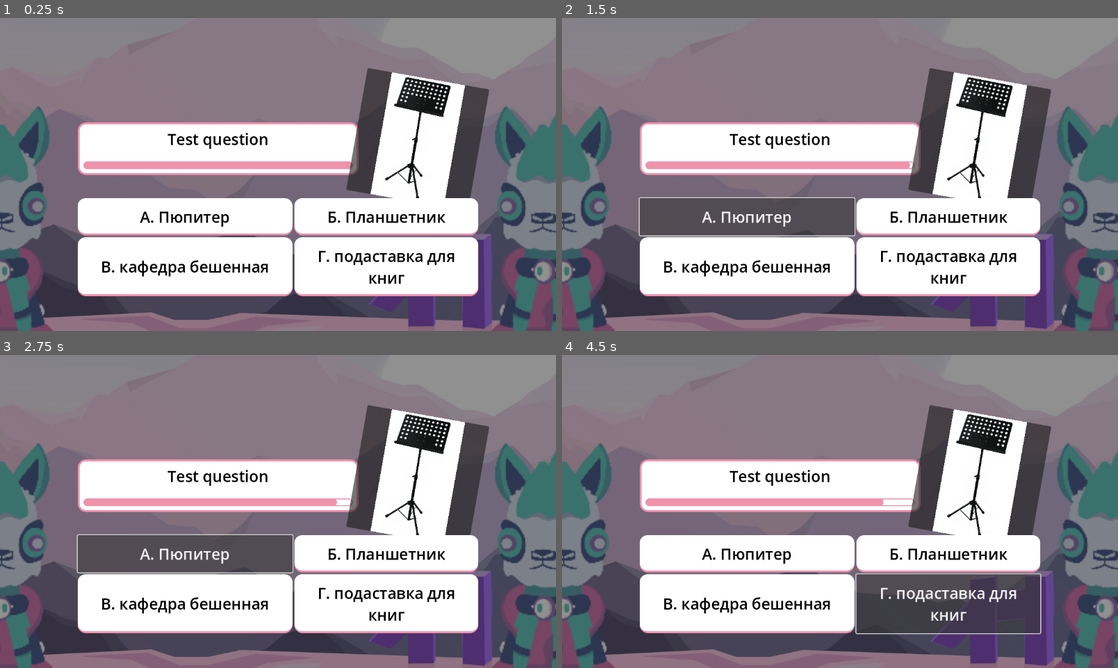
Above: before the commit, frames 1-4 (two rows, left to right).
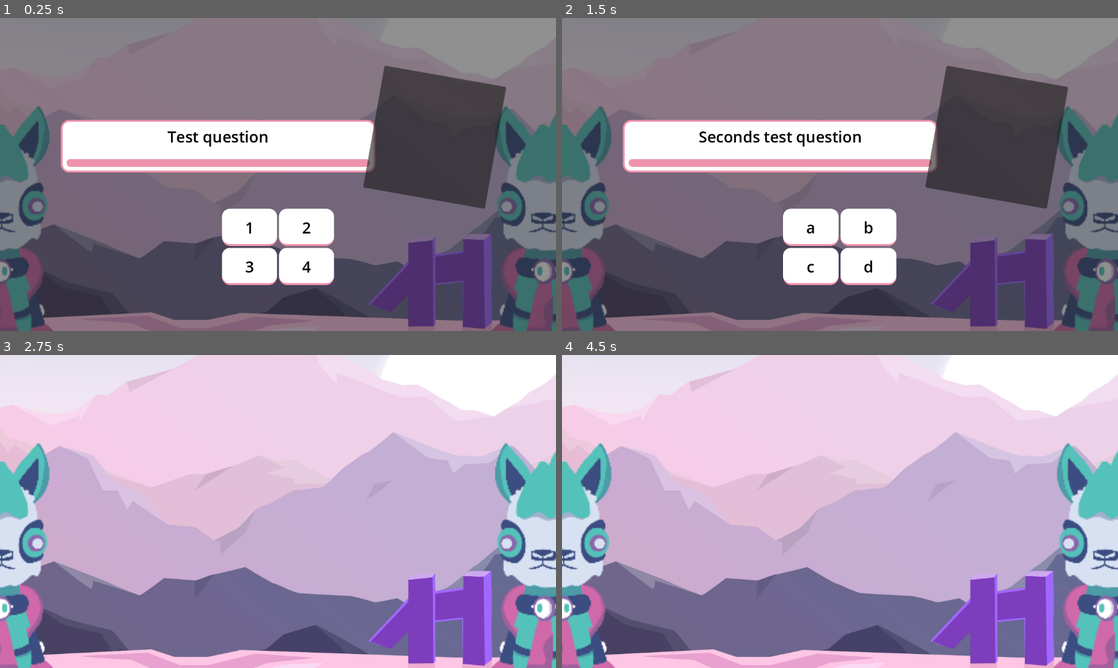
Above: after the commit, the same moments.

Repository: evosome/Braindash
Game: Godot game, scene res://src/Main.tscn
Two runs of this game, one before a commit and one after it. Both use one fixed random seed, a clock stepped at 60 frames per second and the inputs below.
Inputs (mouse positions are in pixels of both pictures, inside the frame that each line leads up to):
- Up to frame 1 (0.25 s): no input
- Up to frame 2 (1.5 s): click (745, 215) at 0.5 s, where only the run before the commit has a clickable "А. Пюпитер"; click (812, 227) at 1.25 s, where only the run after the commit has a clickable "1"
- Up to frame 3 (2.75 s): click (250, 564) at 2 s, where only the run after the commit has a clickable "a"
- Up to frame 4 (4.5 s): click (945, 552) at 2.75 s, where only the run before the commit has a clickable "Б. Планшетник"; click (745, 602) at 3.5 s, where only the run before the commit has a clickable "В. кафедра бешенная"; click (945, 602) at 4.25 s, where only the run before the commit has a clickable "Г. подаставка для книг"

The runs differ from the first frame. In frame 1, 30% of the frame differs, in the area x 10-91%, y 15-89%; in frame 2, 31%; in frame 3, 100%, in the area x 0-100%, y 0-100%; in frame 4, 100%.

Commit message:
Round logic improvements & set_question_type on question layout

Diff:
--- a/resources/questions/biology_of_class6.tres
+++ b/resources/questions/biology_of_class6.tres
@@ -12,7 +12,16 @@
 timeout_seconds = 30.0
 metadata/_custom_type_script = "uid://gkiynunvfb7y"
 
+[sub_resource type="Resource" id="Resource_xh0sr"]
+script = ExtResource("1_6g3ii")
+title = "Seconds test question"
+description = "This is a test question"
+variants = Array[String](["a", "b", "c", "d"])
+correct_index = 1
+timeout_seconds = 30.0
+metadata/_custom_type_script = "uid://gkiynunvfb7y"
+
 [resource]
 script = ExtResource("2_xh0sr")
-questions = Array[ExtResource("1_6g3ii")]([SubResource("Resource_6g3ii")])
+questions = Array[ExtResource("1_6g3ii")]([SubResource("Resource_6g3ii"), SubResource("Resource_xh0sr")])
 metadata/_custom_type_script = "uid://dbxtuj550kfe3"
--- a/src/client/GameClient.gd
+++ b/src/client/GameClient.gd
@@ -8,6 +8,10 @@
 
 
 func _ready() -> void:
+
+	_context.set_me(PlayerInfo.new())
+	_context.set_enemy(PlayerInfo.new())
+
 	_screen_manager.set_context(_context)
 	if _screens_configurer:
 		_screens_configurer.configure(_screen_manager)
--- a/src/client/screens/RoundScreen.gd
+++ b/src/client/screens/RoundScreen.gd
@@ -3,13 +3,26 @@
 
 var _round: Round
 var _arena: RoundArena
+var _current_question_type: QuestionType
 
-var _player: PlayerInfo = PlayerInfo.new()
-var _ai_enemy: PlayerInfo = PlayerInfo.new()
+var _player: PlayerInfo
+var _ai_enemy: PlayerInfo
 
 @export var _arena_holder: Node2D
-@export var _question_layout: QuestionLayout
 
+@onready var _question_layer: QuestionLayer = %"QuestionLayer"
+@onready var _question_layout: QuestionLayout = _question_layer.get_question_layout()
+
+
+#region built-in
+
+func _ready() -> void:
+	_question_layer.set_layer_visible(false)
+
+#endregion
+
+
+#region virtual
 
 func on_enter(ctx: GameContext) -> void:
 	if !ctx.has_round_info():
@@ -23,8 +36,14 @@
 	_listen_signals_from(_round)
 	_add_players_from(ctx, _round)
 
+	_question_layout.answered.connect(_on_question_layout_got_answer)
+
 	_round.start()
 
+#endregion
+
+
+#region private
 
 func _init_round_from(round_info: RoundInfo) -> Round:
 	return Round.new(round_info)
@@ -35,18 +54,44 @@
 
 
 func _add_players_from(ctx: GameContext, round_: Round) -> void:
-	var current_player = ctx.get_me()
-	round_.add_player(current_player)
+	_player = ctx.get_me()
+	round_.add_player(_player)
 
-	var current_enemy = ctx.get_enemy()
-	round_.add_player(current_enemy)
+	_ai_enemy = ctx.get_enemy()
+	round_.add_player(_ai_enemy)
 
 
 func _listen_signals_from(round: Round) -> void:
 	round.question_just_spawned.connect(_on_question_just_spawned)
+	round.question_ended.connect(_on_question_ended)
+
+#endregion
 
 
+#region event handlers
+
 func _on_question_just_spawned(question_type: QuestionType) -> void:
-	_question_layout.set_question_title(question_type.title)
-	_question_layout.set_question_timer_enabled(true)
-	_question_layout.start_question_timer(question_type.timeout_seconds)
+	_current_question_type = question_type
+	_question_layer.set_layer_visible(true)
+	_question_layout.set_disabled(false)
+	_question_layout.set_question_type(question_type)
+	_question_layout.start_question_timer()
+
+
+func _on_question_layout_got_answer(variant: String) -> void:
+	_question_layout.set_disabled(true)
+	_question_layer.set_layer_visible(false)
+	_round.answer_on_current(variant, _player)
+
+	#FIXME: temporary added logic for AI player there. Its gonna be moved
+	# to other class probably
+	_round.answer_on_current(
+		_current_question_type.variants[_current_question_type.correct_index],
+		_ai_enemy)
+
+
+func _on_question_ended(result: QuestionResult) -> void:
+	_question_layer.set_layer_visible(false)
+	_question_layout.reset_question_timer()
+
+#endregion
--- a/src/client/screens/RoundScreen.tscn
+++ b/src/client/screens/RoundScreen.tscn
@@ -1,12 +1,11 @@
 [gd_scene load_steps=3 format=3 uid="uid://cg52mj0nq2oli"]
 
 [ext_resource type="Script" uid="uid://cla7x6dopvome" path="res://src/client/screens/RoundScreen.gd" id="1_h4ne0"]
-[ext_resource type="PackedScene" uid="uid://tfasl1rmo86s" path="res://src/ui/QuestionLayout.tscn" id="2_dwmib"]
+[ext_resource type="PackedScene" uid="uid://dkrsrcgjfjdo2" path="res://src/ui/question/QuestionLayer.tscn" id="2_dwmib"]
 
-[node name="RoundScreen" type="Node" node_paths=PackedStringArray("_arena_holder", "_question_layout")]
+[node name="RoundScreen" type="Node" node_paths=PackedStringArray("_arena_holder")]
 script = ExtResource("1_h4ne0")
 _arena_holder = NodePath("SubViewportContainer/SubViewport/LevelHolder")
-_question_layout = NodePath("UI/QuestionLayer/CenterContainer/QuestionLayout")
 
 [node name="SubViewportContainer" type="SubViewportContainer" parent="."]
 anchors_preset = 15
@@ -19,7 +18,6 @@
 [node name="SubViewport" type="SubViewport" parent="SubViewportContainer"]
 handle_input_locally = false
 size = Vector2i(1152, 648)
-size_2d_override_stretch = true
 render_target_update_mode = 4
 
 [node name="LevelHolder" type="Node2D" parent="SubViewportContainer/SubViewport"]
@@ -32,30 +30,6 @@
 grow_horizontal = 2
 grow_vertical = 2
 
-[node name="QuestionLayer" type="Control" parent="UI"]
+[node name="QuestionLayer" parent="UI" instance=ExtResource("2_dwmib")]
+unique_name_in_owner = true
 layout_mode = 1
-anchors_preset = 15
-anchor_right = 1.0
-anchor_bottom = 1.0
-grow_horizontal = 2
-grow_vertical = 2
-
-[node name="QuestionShadow" type="ColorRect" parent="UI/QuestionLayer"]
-layout_mode = 1
-anchors_preset = 15
-anchor_right = 1.0
-anchor_bottom = 1.0
-grow_horizontal = 2
-grow_vertical = 2
-color = Color(0.121569, 0.121569, 0.121569, 0.498039)
-
-[node name="CenterContainer" type="CenterContainer" parent="UI/QuestionLayer"]
-layout_mode = 1
-anchors_preset = 15
-anchor_right = 1.0
-anchor_bottom = 1.0
-grow_horizontal = 2
-grow_vertical = 2
-
-[node name="QuestionLayout" parent="UI/QuestionLayer/CenterContainer" instance=ExtResource("2_dwmib")]
-layout_mode = 2
--- a/src/player/PlayerInfo.gd
+++ b/src/player/PlayerInfo.gd
@@ -7,3 +7,7 @@
 
 func get_nickname() -> String:
 	return _nickname
+
+
+func _to_string() -> String:
+	return "<Player#nickname={0}>".format([_nickname])
--- a/src/round/QuestionResult.gd
+++ b/src/round/QuestionResult.gd
@@ -12,9 +12,12 @@
 
 
 func _determine_winner(answers: Array[Question.Answer]) -> PlayerInfo:
-	return (answers
+	var first_correct_answer = (answers
 			.filter(func (a: Question.Answer): return a.is_correct())
 			.pop_front())
+	if !first_correct_answer:
+		return null
+	return first_correct_answer.get_who_answered()
 
 
 func is_draw() -> bool:
--- a/src/round/Round.gd
+++ b/src/round/Round.gd
@@ -34,6 +34,7 @@
 	add_child(_timer)
 
 	_timer.timeout.connect(_on_timer_timeout)
+
 
 #region public
 
@@ -82,7 +83,9 @@
 
 	await _async_process_gameplay()
 
+
 #endregion
+
 
 #region private
 
@@ -126,9 +129,13 @@
 	if answers.is_empty():
 		return false
 
-	return answers.all(
-		func(a: Question.Answer):
-			return _players.has(a.get_who_answered()))
+	var players_answered = answers.map(
+		func(a: Question.Answer): return a.get_who_answered())
+
+	var is_all_answered = _players.all(
+		func(p: PlayerInfo): return players_answered.has(p))
+
+	return is_all_answered
 
 
 func _init_timer(timeout_seconds: float) -> void:
@@ -139,7 +146,9 @@
 	var answers = question.get_answers()
 	question_ended.emit(QuestionResult.new(answers))
 
+
 #endregion
+
 
 #region event handlers
 
@@ -148,7 +157,7 @@
 	var player_answered = answer.get_who_answered()
 	someone_answered.emit(player_answered, answer)
 	print_debug(
-		"Player" + player_answered.to_string() + " answered for question " + answer.to_string())
+		"Player " + player_answered.to_string() + " answered for question " + answer.to_string())
 
 	if _has_answers_from_all_players(_current_question.get_answers()):
 		_end_question_immediately(_current_question)
@@ -157,4 +166,5 @@
 func _on_timer_timeout() -> void:
 	_end_question_immediately(_current_question)
 
+
 #endregion
--- a/src/ui/QuestionLayout.gd
+++ /dev/null
@@ -1,34 +0,0 @@
-class_name QuestionLayout extends Control
-
-@export var _question_timer: QuestionTimer
-@export var _question_title_label: Label
-@export var _question_texture_rect: TextureRect
-
-
-func _ready() -> void:
-	assert(_question_title_label != null, "Title label of the question layout not set")
-	assert(_question_texture_rect != null, "Texture rectangle of the question layout not set")
-
-
-func set_question_title(question_title: String) -> void:
-	_question_title_label.text = question_title
-
-
-func set_image_enabled(enabled: bool) -> void:
-	_question_texture_rect.visible = enabled
-
-
-func set_question_image_texture(texture: Texture2D) -> void:
-	_question_texture_rect.texture = texture
-
-
-func set_question_timer_enabled(enabled: bool) -> void:
-	_question_timer.visible = enabled
-
-
-func start_question_timer(secs: float) -> void:
-	_question_timer.start_timer(secs)
-
-
-func reset_question_timer() -> void:
-	_question_timer.reset_timer()
--- /dev/null
+++ b/src/ui/question/AnswerButton.gd
@@ -0,0 +1,24 @@
+class_name AnswerButton extends Button
+
+var _answer_containing: String
+
+
+#region public
+
+func set_answer_text(value: String) -> void:
+	_answer_containing = value
+	_set_button_text(value)
+
+
+func get_answer_text() -> String:
+	return _answer_containing
+
+#endregion
+
+
+#region private
+
+func _set_button_text(value: String) -> void:
+	text = value
+
+#endregion
--- /dev/null
+++ b/src/ui/question/QuestionLayer.gd
@@ -0,0 +1,13 @@
+class_name QuestionLayer extends Control
+
+@onready var _question_shadow: ColorRect = %"QuestionShadow"
+@onready var _question_layout: QuestionLayout = %"QuestionLayout"
+
+
+func set_layer_visible(value: bool) -> void:
+	_question_shadow.visible = value
+	_question_layout.visible = value
+
+
+func get_question_layout() -> QuestionLayout:
+	return _question_layout
--- /dev/null
+++ b/src/ui/question/QuestionLayer.tscn
@@ -0,0 +1,36 @@
+[gd_scene load_steps=3 format=3 uid="uid://dkrsrcgjfjdo2"]
+
+[ext_resource type="Script" uid="uid://dvfja8wsuj7tf" path="res://src/ui/question/QuestionLayer.gd" id="1_5t8mb"]
+[ext_resource type="PackedScene" uid="uid://tfasl1rmo86s" path="res://src/ui/question/QuestionLayout.tscn" id="2_k0hxi"]
+
+[node name="QuestionLayer" type="Control"]
+layout_mode = 3
+anchors_preset = 15
+anchor_right = 1.0
+anchor_bottom = 1.0
+grow_horizontal = 2
+grow_vertical = 2
+script = ExtResource("1_5t8mb")
+
+[node name="QuestionShadow" type="ColorRect" parent="."]
+unique_name_in_owner = true
+layout_mode = 1
+anchors_preset = 15
+anchor_right = 1.0
+anchor_bottom = 1.0
+grow_horizontal = 2
+grow_vertical = 2
+color = Color(0.121569, 0.121569, 0.121569, 0.498039)
+
+[node name="CenterContainer" type="CenterContainer" parent="."]
+layout_mode = 1
+anchors_preset = 15
+anchor_right = 1.0
+anchor_bottom = 1.0
+grow_horizontal = 2
+grow_vertical = 2
+
+[node name="QuestionLayout" parent="CenterContainer" instance=ExtResource("2_k0hxi")]
+unique_name_in_owner = true
+custom_minimum_size = Vector2(900, 512)
+layout_mode = 2
--- /dev/null
+++ b/src/ui/question/QuestionLayout.gd
@@ -0,0 +1,128 @@
+class_name QuestionLayout extends Control
+
+signal answered(text: String)
+
+var _disabled: bool = false
+
+@export var _question_timer: QuestionTimer
+@export var _question_title_label: Label
+@export var _question_texture_rect: TextureRect
+
+@onready var _buttons_grid: Control = %"ButtonGrid"
+
+#region built-in
+
+func _ready() -> void:
+	assert(_question_title_label != null, "Title label of the question layout not set")
+	assert(_question_texture_rect != null, "Texture rectangle of the question layout not set")
+
+	_bind_answer_buttons()
+
+#endregion
+
+#region public
+
+## Set question type to render
+func set_question_type(question_type: QuestionType) -> void:
+	_set_question_title(question_type.title)
+
+	var question_image = question_type.image
+	_set_image_enabled(question_image != null)
+	if question_image:
+		_set_question_image_texture(question_image)
+
+	var question_timeout = question_type.timeout_seconds
+	if question_timeout > 0:
+		_set_question_timer_seconds(question_timeout)
+
+	_build_answer_buttons(question_type.variants)
+
+
+## Make question timer to countdown
+func start_question_timer() -> void:
+	_question_timer.start()
+
+
+func reset_question_timer() -> void:
+	_question_timer.reset()
+
+
+func set_disabled(value: bool) -> void:
+	_disabled = value
+	_set_buttons_disabled(value)
+
+#endregion
+
+#region private
+
+func _set_question_title(question_title: String) -> void:
+	_question_title_label.text = question_title
+
+
+func _set_question_image_texture(texture: Texture2D) -> void:
+	_question_texture_rect.texture = texture
+
+
+func _set_image_enabled(enabled: bool) -> void:
+	_question_texture_rect.visible = enabled
+
+
+func _set_question_timer_enabled(enabled: bool) -> void:
+	_question_timer.visible = enabled
+
+
+func _set_question_timer_seconds(secs: float) -> void:
+	_question_timer.set_seconds(secs)
+
+
+func _reset_question_timer() -> void:
+	_question_timer.reset()
+
+
+func _get_answer_buttons() -> Array:
+	return (_buttons_grid
+		.get_children()
+		.filter(func(n: Node): return n is AnswerButton)) as Array[AnswerButton]
+
+
+func _bind_answer_buttons() -> void:
+	var buttons = _get_answer_buttons()
+	for button in buttons:
+		button.pressed.connect(_on_answer_button_pressed.bind(button))
+
+
+func _build_answer_buttons(answer_variants: Array[String]) -> void:
+	var buttons = _get_answer_buttons()
+
+	var buttons_size = buttons.size()
+	var answers_size = answer_variants.size()
+
+	if answers_size > buttons_size:
+		push_error(
+			"Answer variants (",
+			answer_variants,
+			") is more than the amount of buttons: ",
+			buttons_size)
+
+	for i in range(0, buttons_size):
+		var button = buttons[i]
+		var answer = answer_variants[i]
+		button.set_answer_text(answer)
+
+
+func _set_buttons_disabled(value: bool) -> void:
+	var buttons = _get_answer_buttons() as Array[AnswerButton]
+	for button in buttons:
+		button.disabled = value
+
+#endregion
+
+
+#region event handlers
+
+func _on_answer_button_pressed(answer_button: AnswerButton) -> void:
+	var answer_text = answer_button.get_answer_text()
+	print_debug("Answer button pressed with variant: ", answer_text)
+	answered.emit(answer_text)
+
+#endregion
--- a/src/ui/QuestionLayout.tscn
+++ b/src/ui/question/QuestionLayout.tscn
@@ -1,9 +1,10 @@
-[gd_scene load_steps=5 format=3 uid="uid://tfasl1rmo86s"]
+[gd_scene load_steps=6 format=3 uid="uid://tfasl1rmo86s"]
 
 [ext_resource type="Theme" uid="uid://b7akri5gxpl5b" path="res://resources/themes/BraindashThemeX.tres" id="1_mg4y8"]
-[ext_resource type="Script" uid="uid://ckia01ydswkrs" path="res://src/ui/QuestionLayout.gd" id="2_hsshg"]
+[ext_resource type="Script" uid="uid://ckia01ydswkrs" path="res://src/ui/question/QuestionLayout.gd" id="2_hsshg"]
 [ext_resource type="Texture2D" uid="uid://bsehpxjq6adus" path="res://assets/textures/ui/rtgfl78y.png" id="2_hwgah"]
-[ext_resource type="PackedScene" uid="uid://jtqamw26pipu" path="res://src/ui/QuestionTimer.tscn" id="3_hsshg"]
+[ext_resource type="PackedScene" uid="uid://jtqamw26pipu" path="res://src/ui/question/QuestionTimer.tscn" id="3_hsshg"]
+[ext_resource type="Script" uid="uid://cooknf4fg1rew" path="res://src/ui/question/AnswerButton.gd" id="5_mg4y8"]
 
 [node name="QuestionLayout" type="Control" node_paths=PackedStringArray("_question_timer", "_question_title_label", "_question_texture_rect")]
 layout_mode = 3
@@ -101,29 +102,33 @@
 size_flags_stretch_ratio = 11.49
 
 [node name="ButtonGrid" type="GridContainer" parent="VBoxContainer/ButtonsMargin"]
+unique_name_in_owner = true
 layout_mode = 2
 size_flags_horizontal = 3
 theme_override_constants/h_separation = 4
 theme_override_constants/v_separation = 4
 columns = 2
 
-[node name="AnwserButton0" type="Button" parent="VBoxContainer/ButtonsMargin/ButtonGrid"]
+[node name="AnswerButtonA" type="Button" parent="VBoxContainer/ButtonsMargin/ButtonGrid"]
 layout_mode = 2
 theme_type_variation = &"QuestionLayout__AnswerButton"
-text = "А. Пюпитер"
+script = ExtResource("5_mg4y8")
+metadata/_custom_type_script = "uid://cooknf4fg1rew"
 
-[node name="AnwserButton1" type="Button" parent="VBoxContainer/ButtonsMargin/ButtonGrid"]
+[node name="AnswerButtonB" type="Button" parent="VBoxContainer/ButtonsMargin/ButtonGrid"]
 layout_mode = 2
 theme_type_variation = &"QuestionLayout__AnswerButton"
-text = "Б. Планшетник"
+script = ExtResource("5_mg4y8")
+metadata/_custom_type_script = "uid://cooknf4fg1rew"
 
-[node name="AnwserButton2" type="Button" parent="VBoxContainer/ButtonsMargin/ButtonGrid"]
+[node name="AnswerButtonC" type="Button" parent="VBoxContainer/ButtonsMargin/ButtonGrid"]
 layout_mode = 2
 theme_type_variation = &"QuestionLayout__AnswerButton"
-text = "В. кафедра бешенная"
+script = ExtResource("5_mg4y8")
+metadata/_custom_type_script = "uid://cooknf4fg1rew"
 
-[node name="AnwserButton3" type="Button" parent="VBoxContainer/ButtonsMargin/ButtonGrid"]
+[node name="AnswerButtonD" type="Button" parent="VBoxContainer/ButtonsMargin/ButtonGrid"]
 layout_mode = 2
 theme_type_variation = &"QuestionLayout__AnswerButton"
-text = "Г. подаставка для
-книг"
+script = ExtResource("5_mg4y8")
+metadata/_custom_type_script = "uid://cooknf4fg1rew"
--- a/src/ui/QuestionTimer.gd
+++ b/src/ui/question/QuestionTimer.gd
@@ -1,10 +1,12 @@
 class_name QuestionTimer extends Control
 
 var _seconds_remain: int = 0
+var _countdown_tween: Tween
 
 @onready var _real_timer: Timer = %"RealTimer"
 @onready var _timer_progress_bar: ProgressBar = %"TimerProgressBar"
 
+#region built-in
 
 func _ready() -> void:
 	assert(_real_timer != null, "Timer (RealTimer) is not set")
@@ -12,15 +14,26 @@
 
 	_real_timer.timeout.connect(_on_real_timer_timeout_each_sec)
 
+#endregion
 
-func start_timer(secs: float) -> void:
+
+#region public
+
+func set_seconds(secs: float) -> void:
+	_seconds_remain = secs
+
+
+func start() -> void:
+
+	if _seconds_remain == 0:
+		push_error("Unable to start timer, as seconds value is not set")
+		return
+
 	if is_running():
 		push_error("Unable to start timer, as it is already running")
 		return
 
-	_seconds_remain = secs
-
-	_set_progress_bar_max_value(secs)
+	_set_progress_bar_max_value(_seconds_remain)
 	_set_progress_bar_on_max()
 
 	# make the timer count pulses each second
@@ -28,12 +41,15 @@
 	_real_timer.start(1)
 
 
-func reset_timer() -> void:
+func reset() -> void:
 	if !is_running():
 		push_error("Unable to reset timer, as it is not running")
 		return
 
 	_seconds_remain = 0
+
+	if _countdown_tween:
+		_countdown_tween.kill()
 
 	_reset_timer_progress_bar()
 
@@ -44,6 +60,10 @@
 func is_running() -> bool:
 	return !_real_timer.is_stopped()
 
+#endregion
+
+
+#region private
 
 func _set_progress_bar_on_max() -> void:
 	_timer_progress_bar.value = _timer_progress_bar.max_value
@@ -58,13 +78,15 @@
 
 
 func _tween_progress_bar_countdown(to_secs: float) -> void:
-	var countdown_tween = get_tree().create_tween()
-	countdown_tween.tween_property(_timer_progress_bar, "value", to_secs, 1.0)
+	_countdown_tween = get_tree().create_tween()
+	_countdown_tween.tween_property(_timer_progress_bar, "value", to_secs, 1.0)
 
 
 func _on_real_timer_timeout_each_sec() -> void:
 	_seconds_remain -= 1
 	if _seconds_remain < 0:
-		reset_timer()
+		reset()
 		return
 	_tween_progress_bar_countdown(_seconds_remain)
+
+#endregion
--- a/src/ui/QuestionTimer.tscn
+++ b/src/ui/question/QuestionTimer.tscn
@@ -1,6 +1,6 @@
 [gd_scene load_steps=3 format=3 uid="uid://jtqamw26pipu"]
 
-[ext_resource type="Script" uid="uid://velje2hwgr0j" path="res://src/ui/QuestionTimer.gd" id="1_4tapp"]
+[ext_resource type="Script" uid="uid://velje2hwgr0j" path="res://src/ui/question/QuestionTimer.gd" id="1_4tapp"]
 [ext_resource type="Theme" uid="uid://b7akri5gxpl5b" path="res://resources/themes/BraindashThemeX.tres" id="1_fyx2i"]
 
 [node name="QuestionTimer" type="Control"]
Not shown: 1 places in resources/questions/biology_of_class6.tres that only renumber resources
Not shown, added: src/ui/question/AnswerButton.gd.uid
Not shown, added: src/ui/question/QuestionLayer.gd.uid
Renamed: src/ui/QuestionLayout.gd.uid -> src/ui/question/QuestionLayout.gd.uid
Renamed: src/ui/QuestionTimer.gd.uid -> src/ui/question/QuestionTimer.gd.uid
